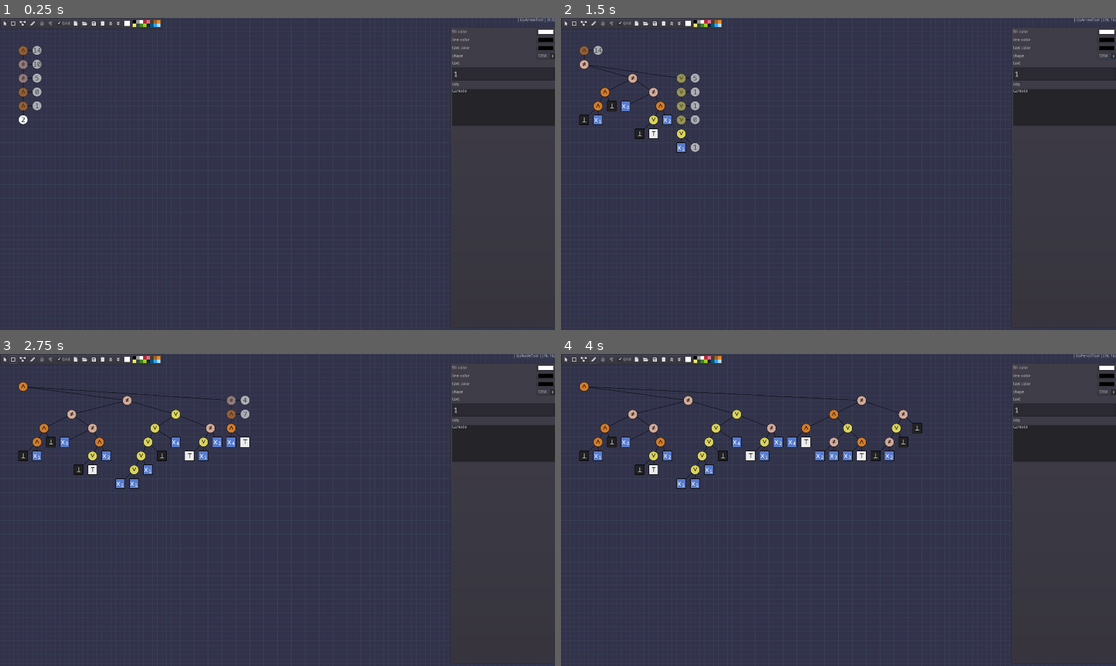
Above: before the commit, frames 1-4 (two rows, left to right).
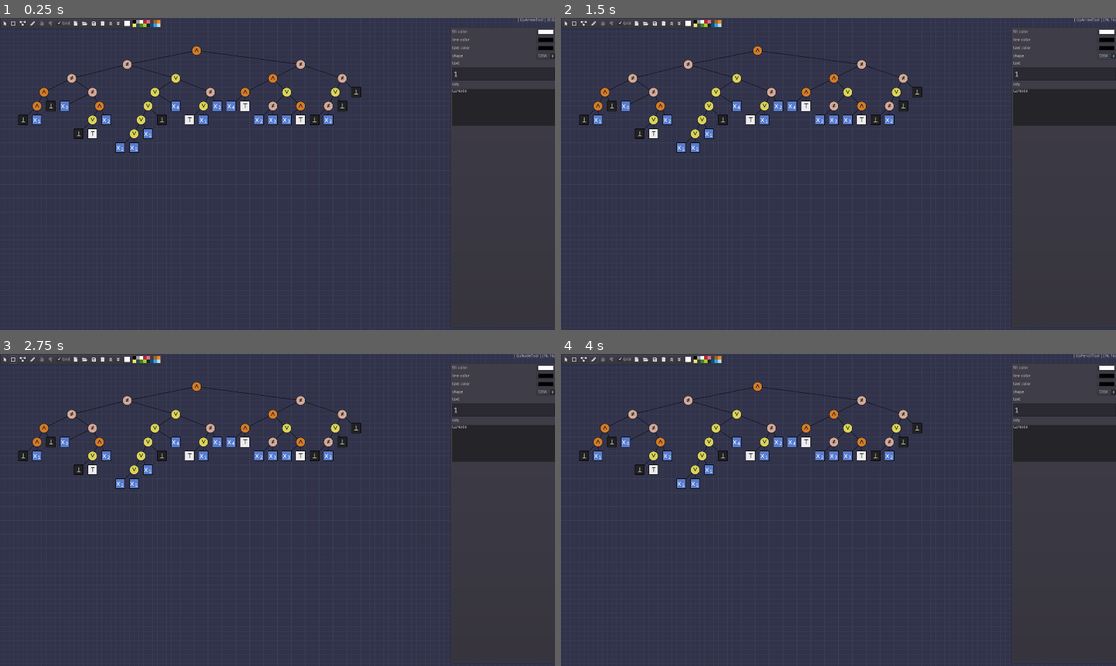
Above: after the commit, the same moments.

Repository: tangentstorm/fnarbmlyx
Game: Godot game, scene res://gslib/GsApp.tscn
The game is run twice, just before and just after one commit, with the same random seed, the same clock (stepped at 60 frames per second) and the same inputs.
Inputs:
- Up to frame 1 (0.25 s): no input
- Up to frame 2 (1.5 s): click "DISK" at 0.5 s; click "" at 1.25 s
- Up to frame 3 (2.75 s): click "" at 2 s
- Up to frame 4 (4 s): click "" at 2.75 s; click "" at 3.5 s

The runs differ from the first frame. In frame 1, 3.0% of the frame differs, in the area x 3-66%, y 8-44%; in frame 2, 2.4%; in frame 3, 1.3%; in frame 4, 0.3%.

Commit message:
allow skipping the animation

Diff:
--- a/gslib/GsApp.tscn
+++ b/gslib/GsApp.tscn
@@ -80,7 +80,6 @@
 }
 
 [node name="selectangle_helper" type="ColorRect" parent="."]
-visible = false
 mouse_default_cursor_shape = 13
 color = Color( 0.462745, 0.521569, 0.890196, 0.0941176 )
 script = ExtResource( 13 )
@@ -573,8 +572,8 @@
 mode = 0
 access = 1
 filters = PoolStringArray( "*.tscn" )
-current_dir = "user://d:/ver/fnarbmlyx"
-current_path = "user://d:/ver/fnarbmlyx/"
+current_dir = "user://D:/ver/fnarbmlyx"
+current_path = "user://D:/ver/fnarbmlyx/"
 __meta__ = {
 "_edit_use_anchors_": false
 }
@@ -592,6 +591,7 @@
 [node name="script" type="Node2D" parent="."]
 position = Vector2( 64, 96 )
 script = ExtResource( 16 )
+animated = false
 
 [node name="Timer" type="Timer" parent="script"]
 wait_time = 0.001
--- a/gslib/scripts/gs-rnd-ast.gd
+++ b/gslib/scripts/gs-rnd-ast.gd
@@ -1,5 +1,7 @@
 # draw a random AST
 extends Node2D
+
+export var animated: bool = true
 
 enum BFn { X0, X1, X2, X3, X4, O, I, AND, OR, XOR, NONE } # ITE, MAJ ?
 const R = GsNode.SHAPE.RECT; const D = GsNode.SHAPE.DISK
@@ -21,11 +23,14 @@
 
 func _ready():
 	rng.seed = 322
+	call_deferred('play')
+
+func play():
 	var trace = []
 	var tree = sprout(trace, Vector2.ZERO, 32)
 	var co = animate(trace, tree)
 	while co is GDScriptFunctionState:
-		yield($Timer, "timeout")
+		if animated: yield($Timer, "timeout")
 		co = co.resume()
 
 class TreeNode:
